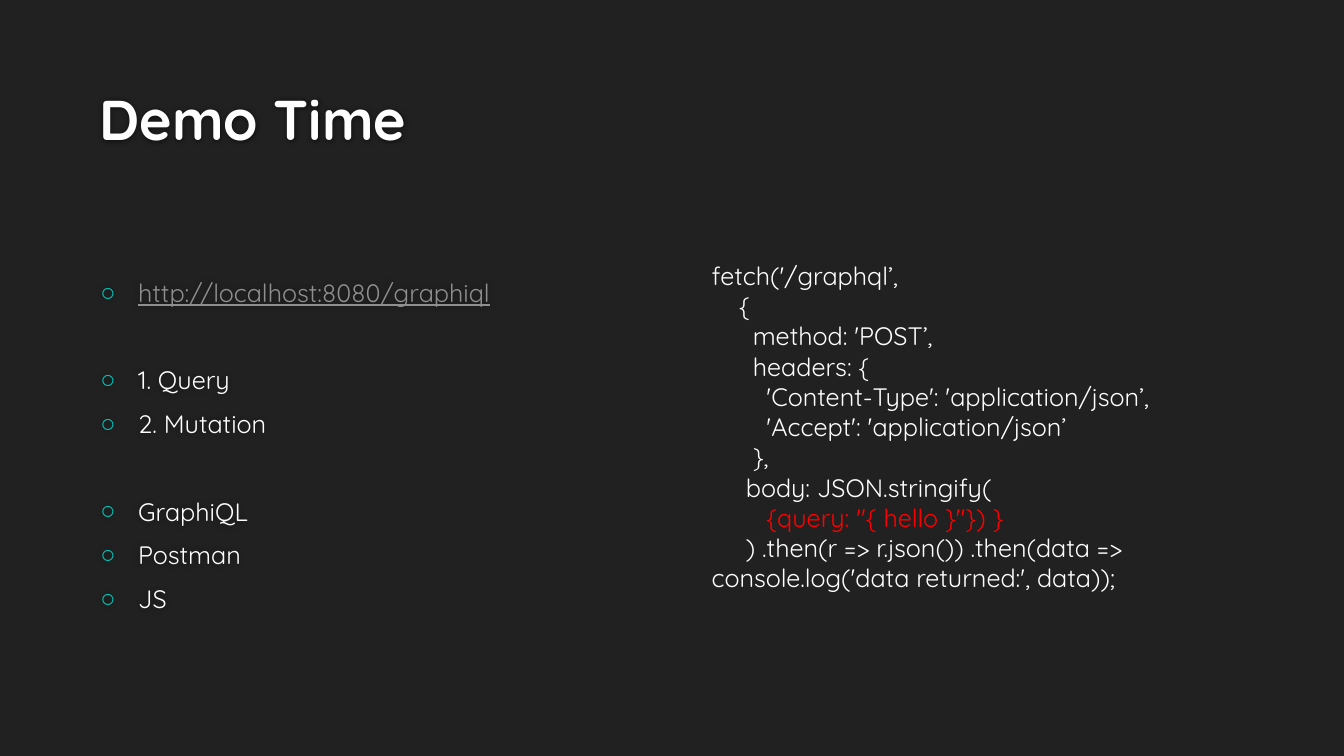
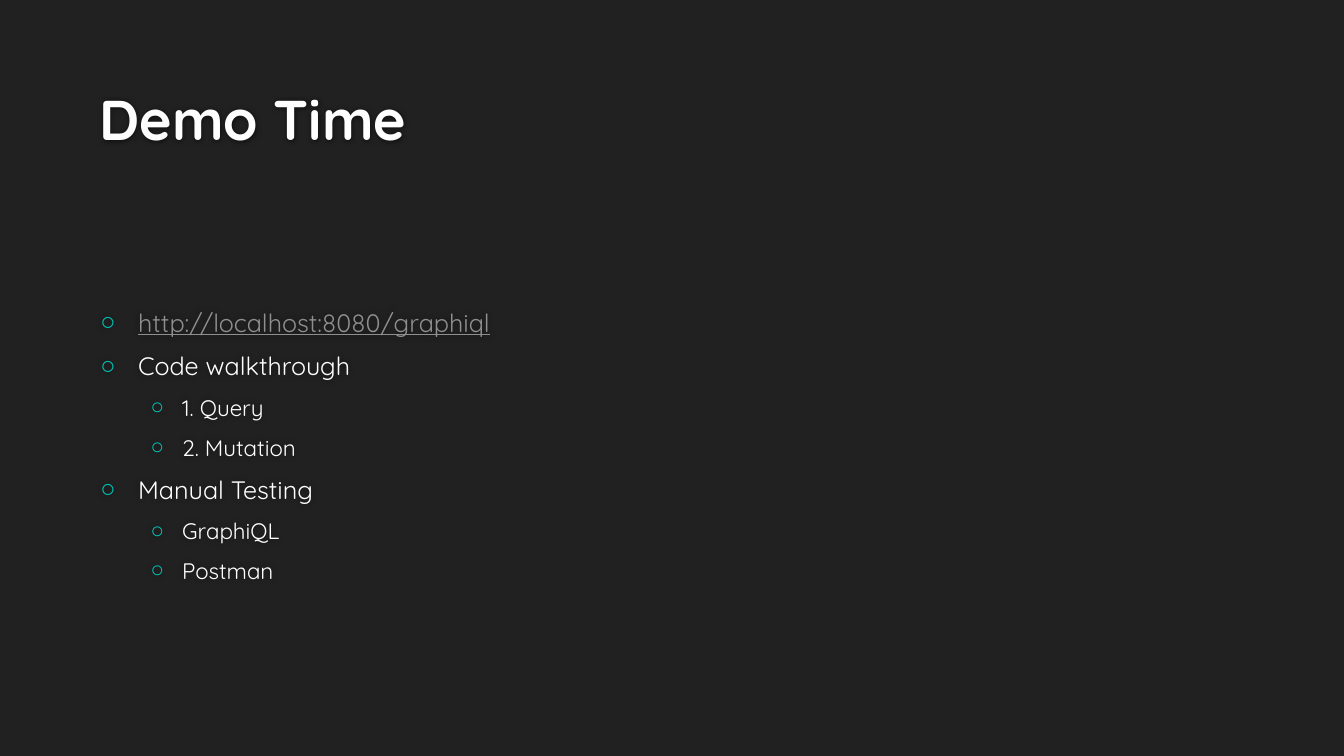
Before and after one commit to QimingChen/spring_graphql, a slide deck: slide 5 of example3/graphql.pptx (slide 7 before the commit). Drawn at 1344x756 pixels with LibreOffice and Linux fonts; fonts in the diff are those of the drawing; background and template pictures are left out. Boxes give left, top, right and bottom in pixels: in the first picture for what was removed or moved away, otherwise in the second. Text is boxed around its words. In the diff, an @@ line names an element or a change of style, - is before the commit and + after.

Commit message:
change: ppt

```diff
--- a/example3/graphql.pptx
+++ b/example3/graphql.pptx
@@ text removed at <box>712,265,1148,592</box> @@
-fetch('/graphql’,
-{
-method: 'POST’,
-headers: {
-'Content-Type': 'application/json’,
-'Accept': 'application/json’
-},
-body: JSON.stringify(
-{query: "{ hello }"}) }
-) .then(r => r.json()) .then(data => console.log('data returned:', data));
@@ text at <box>138,356,350,380</box>: paragraph added @@
+○ Code walkthrough
@@ text at <box>182,400,296,579</box>: size 18 to 16 pt in "1. Query", "2. Mutation", "GraphiQL", "Postman"; list level 1 to 2 in "1. Query"; list level 1 to 2 in "2. Mutation"; list level 1 to 2 in "GraphiQL"; list level 1 to 2 in "Postman" @@
@@ text at <box>138,480,313,504</box>: paragraph added @@
+○ Manual Testing
@@ text at <box>138,590,167,609</box>: paragraph removed @@
-○ JS
```
Also in this commit, not shown: 7 other slides changed.
